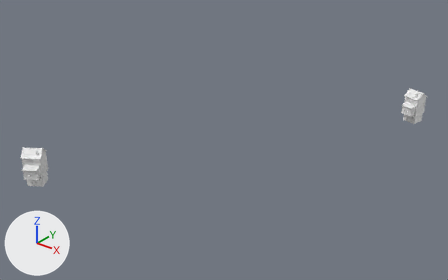
An edit to the FBX model Assets/Assets/Aldeia/Casas (N)/Casa17/Casa17(N).fbx, drawn before and after from the same camera.
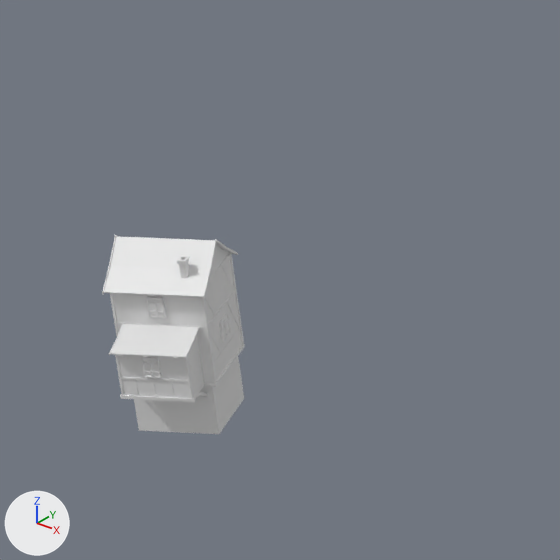
There are two pictures of each version: one whole from a 50 mm lens placed at (-110.7, -154.8, 100.5), pointed at (-231.2, -4.3, 7.2), one close up on the part from 0% to 25% of the width and 36% to 76% of the height. Lighting does not change. The marker at lower left points along +X, +Y and +Z. Where no turn or scale is listed for an object, it has been applied to the vertices.

The first close-up shows 'Casa17 - Nobre.001'.
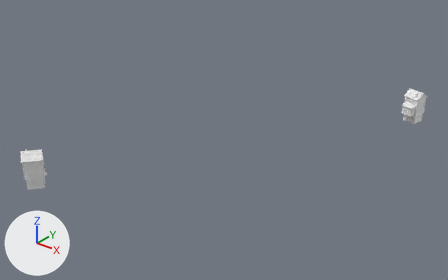
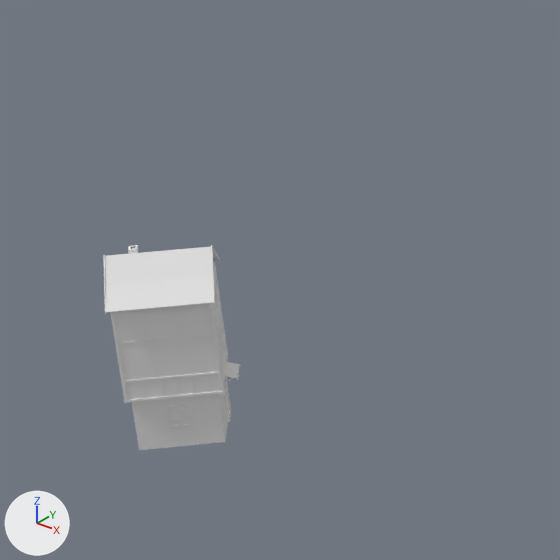
Where the newer file only moved an object's origin or applied its transform, the numbers keep the older frame.

The change, as a diff of the scene's bpy script:
```diff
--- a/Assets/Assets/Aldeia/Casas (N)/Casa17/Casa17(N).fbx.py
+++ b/Assets/Assets/Aldeia/Casas (N)/Casa17/Casa17(N).fbx.py
@@ me_cube_195 @@
 # used by ob_casa17___nobre_001; location = (0.0, 0.0, 0.0)
-me_cube_195.from_pydata(...)  # 2466 vertices, 1928 faces; spans x -267.1..-186.9, y -63.9..64.4, z 2.7..15.5
+me_cube_195.from_pydata(...)  # 2466 vertices, 1928 faces; spans x -267.1..-186.9, y -64.0..64.4, z 2.7..15.5
+# me_cube_195 part 1: the loose piece of 8 vertices spanning x -262.2..-262.0, y -63.4..-63.2, z 6.9..10.1 is scaled about its middle by (-1.01, -0.913, 1), then moved by (-1.7, 8.1, 0.0)
+# me_cube_195 part 2: the loose piece of 16 vertices spanning x -265.1..-264.0, y -61.2..-59.8, z 3.3..5.8 is scaled about its middle by (-1.36, -0.774, 1), then moved by (3.9, 3.2, 0.0)
+# me_cube_195 part 3: the loose piece of 56 vertices spanning x -260.8..-259.9, y -62.6..-61.9, z 8.3..9.7 is scaled about its middle by (-0.779, -1.37, 1), then moved by (-4.8, 5.4, 0.0)
+# me_cube_195 part 4: the loose piece of 56 vertices spanning x -265.6..-264.8, y -60.5..-59.4, z 11.3..12.7 is scaled about its middle by (-1.37, -0.771, 1), then moved by (5.3, 2.4, 0.0)
+# me_cube_195 part 5: the loose piece of 28 vertices spanning x -260.9..-260.1, y -59.3..-58.5, z 13.5..15.0 is scaled about its middle by (-1, -0.921, 1), then moved by (-3.6, -1.0, 0.0)
+# me_cube_195 part 6: the loose piece of 26 vertices spanning x -266.6..-258.9, y -62.1..-54.6, z 6.7..6.8 is turned -163.4 degrees about the z axis through its middle, then moved by (1.1, -1.4, 0.0)
+# me_cube_195 part 7: the loose piece of 8 vertices spanning x -262.3..-258.3, y -63.5..-60.7, z 6.7..6.9 is scaled about its middle by (-0.769, -1.39, 1), then moved by (-4.9, 5.2, 0.0)
+# me_cube_195 part 8: 820 of the vertices in x -267.1..-258.0, y -63.8..-54.2, z 3.2..15.5 are turned -163.4 degrees about the z axis through their middle, then moved by (0.4, -0.2, 0.0)
 me_cube_195.materials.append(mat_h17_tudo)
```

Pixel boxes (x1, y1, x2, y2) of what changed, in the close-ups (560 x 560 px; the box of a moved part takes in the faces that stretch with it):
'Casa17 - Nobre.001', reshaped
    before: (102, 235, 245, 434)
    after: (103, 245, 240, 450)
part 1 of me_cube_195, moved or reshaped (not visible afterwards)
    before: (115, 355, 124, 395)
part 2 of me_cube_195, moved or reshaped (not visible before)
    after: (223, 377, 231, 422)
part 3 of me_cube_195, moved or reshaped (not visible afterwards)
    before: (141, 356, 161, 378)
part 4 of me_cube_195, moved or reshaped (not visible before)
    after: (214, 282, 218, 311)
part 5 of me_cube_195, moved or reshaped
    before: (177, 256, 189, 278)
    after: (128, 245, 138, 253)
part 6 of me_cube_195, moved or reshaped
    before: (204, 344, 245, 387)
    after: (124, 353, 228, 403)
part 7 of me_cube_195, moved or reshaped (not visible afterwards)
    before: (120, 394, 196, 402)
part 8 of me_cube_195, moved or reshaped
    before: (102, 235, 244, 434)
    after: (103, 245, 240, 450)
